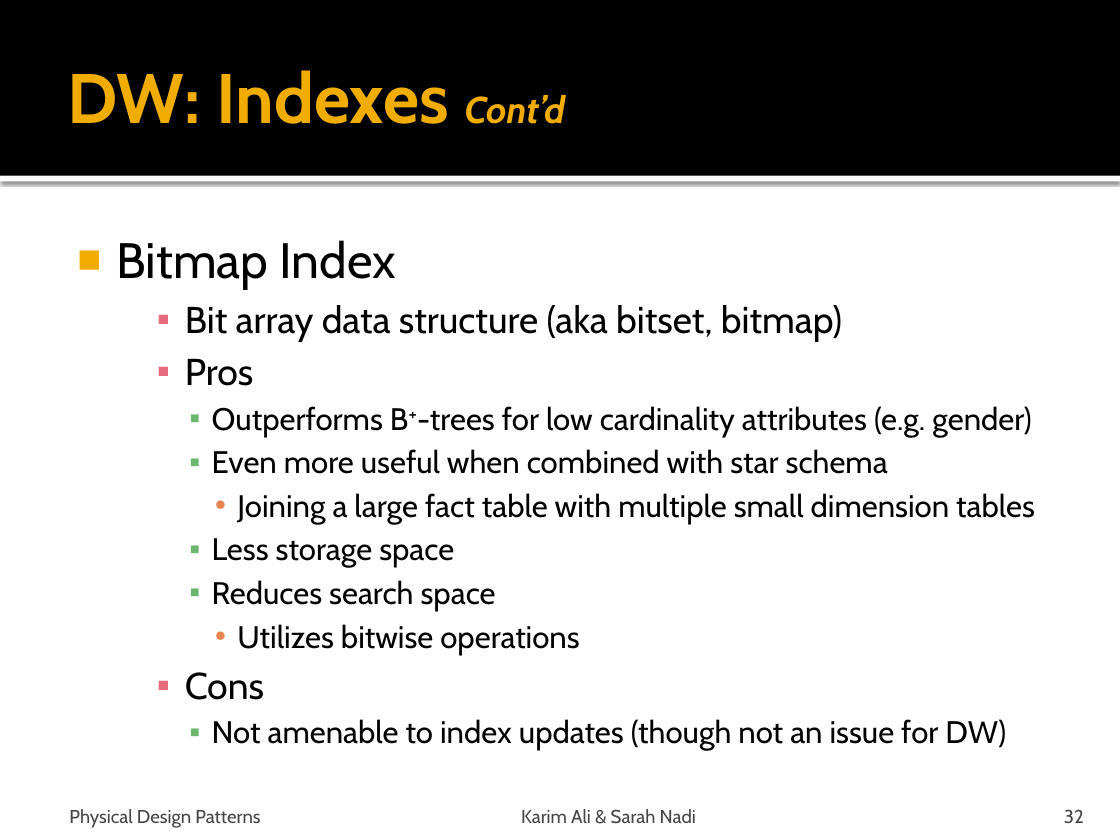
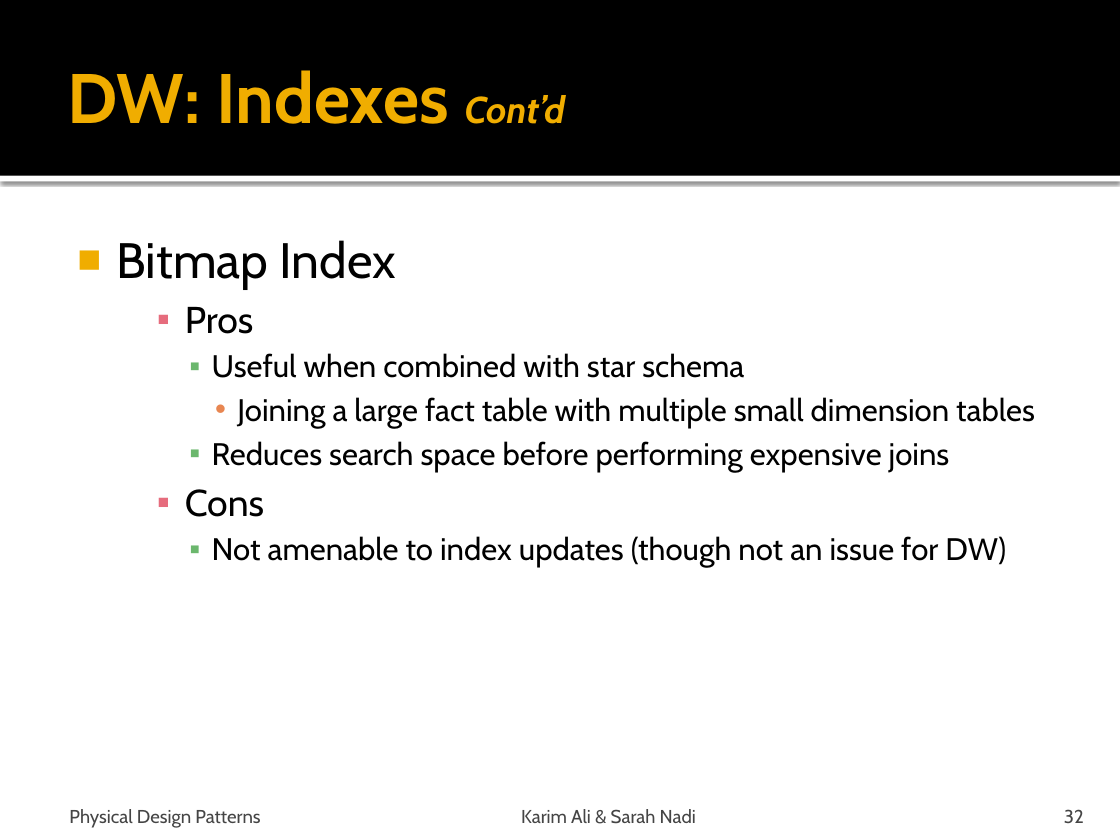
Before and after one commit to snadi/cs848-db, a slide deck: slide 32 of cs848-db/PhysDesignPres.pptx. Drawn at 1120x840 pixels with LibreOffice and Linux fonts; fonts in the diff are those of the drawing. Boxes give left, top, right and bottom in pixels: in the first picture for what was removed or moved away, otherwise in the second. Text is boxed around its words. In the diff, an @@ line names an element or a change of style, - is before the commit and + after.

```diff
--- a/cs848-db/PhysDesignPres.pptx
+++ b/cs848-db/PhysDesignPres.pptx
@@ text at [185,305,842,341]: paragraph removed @@
-    ▪ Bit array data structure (aka bitset, bitmap)
@@ text at [212,353,744,378]: text changed @@
-      ▪ Outperforms B+-trees for low cardinality attributes (e.g. gender)
-      ▪ Even more useful when combined with star schema
+      ▪ Useful when combined with star schema
@@ text at [212,441,950,472]: text changed @@
-      ▪ Less storage space
-      ▪ Reduces search space
-        • Utilizes bitwise operations
+      ▪ Reduces search space before performing expensive joins
```
